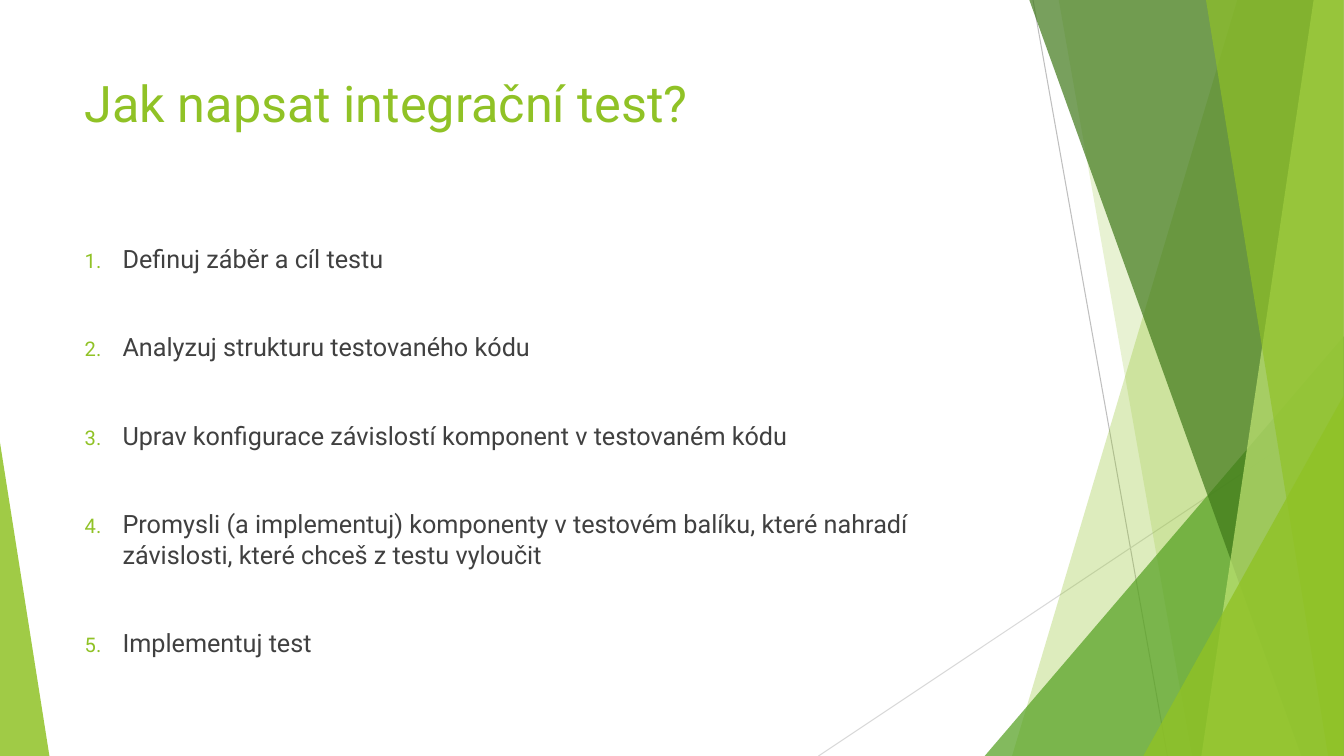
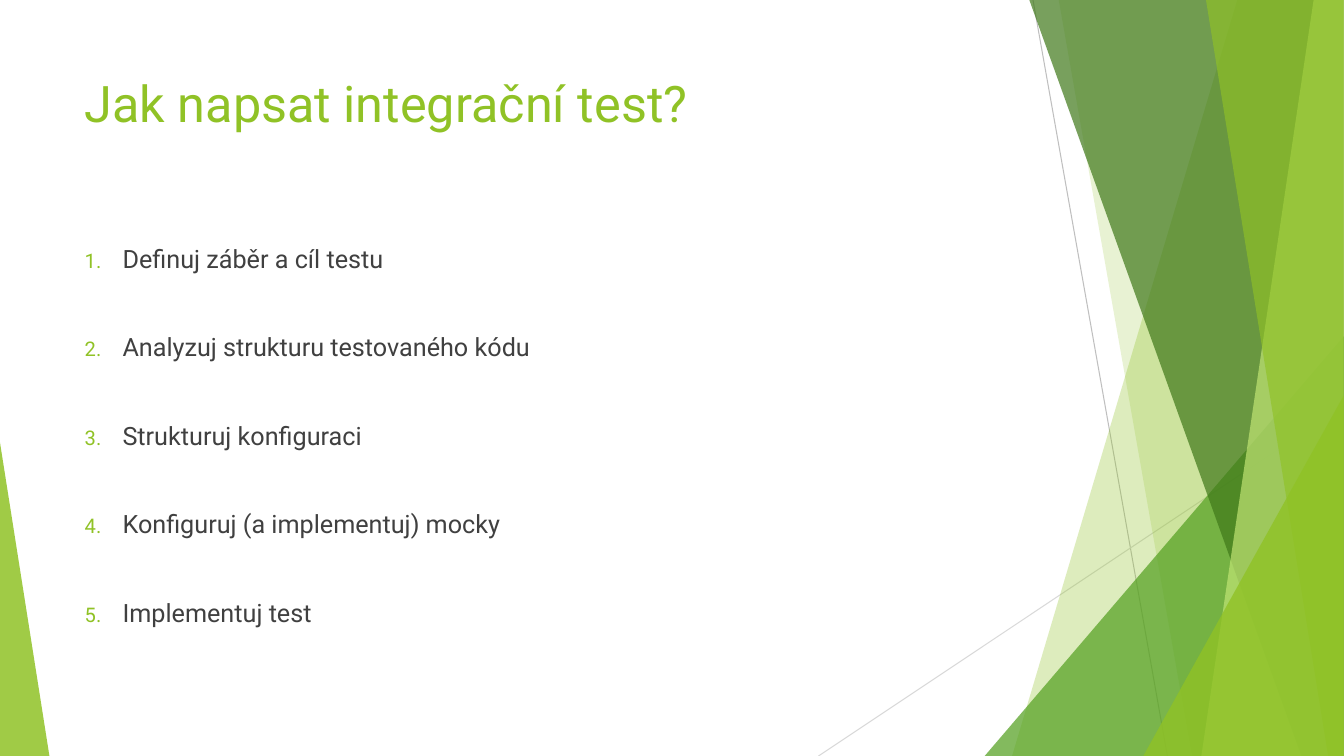
Before and after one commit to linhartJ/integration-testing, a slide deck: slide 4 of doc/Quadient-prezentace.pptx. Drawn at 1344x756 pixels with LibreOffice and Linux fonts; fonts in the diff are those of the drawing. Boxes give left, top, right and bottom in pixels: in the first picture for what was removed or moved away, otherwise in the second. Text is boxed around its words. In the diff, an @@ line names an element or a change of style, - is before the commit and + after.

```diff
--- a/doc/Quadient-prezentace.pptx
+++ b/doc/Quadient-prezentace.pptx
@@ text at bbox=[123, 426, 500, 539]: text changed @@
-3. Uprav konfigurace závislostí komponent v testovaném kódu
-4. Promysli (a implementuj) komponenty v testovém balíku, které nahradí závislosti, které chceš z testu vyloučit
+3. Strukturuj konfiguraci
+4. Konfiguruj (a implementuj) mocky
```
Also in this commit, not shown: 1 other slide changed, 4 slides added.
